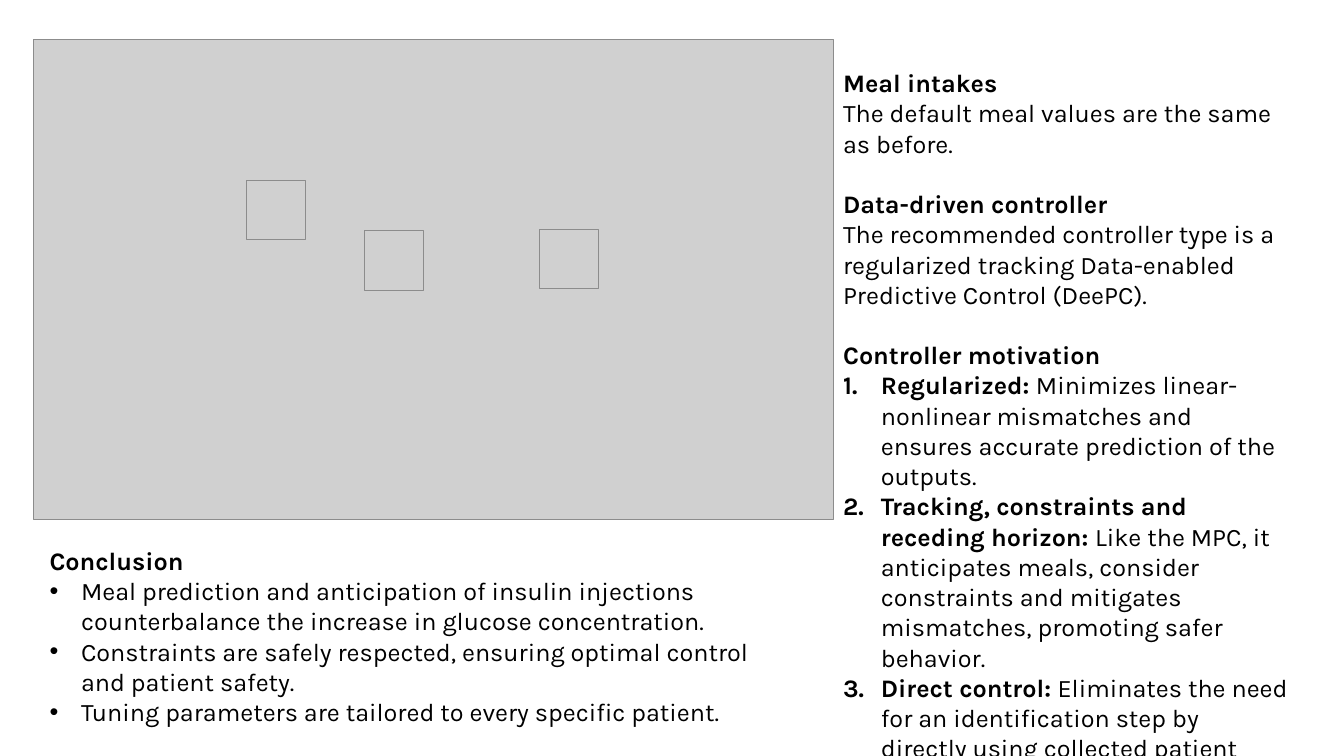
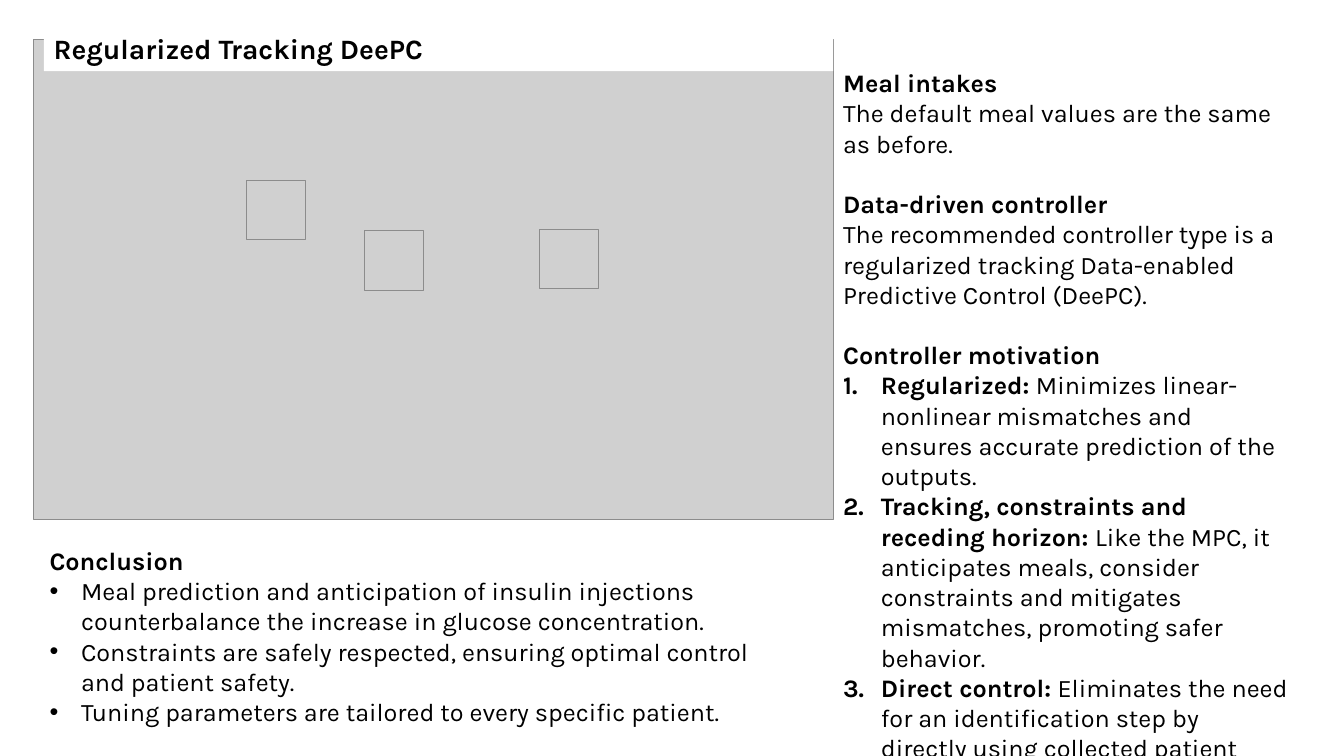
Before and after one commit to Jackmastro/MPC_DeePC_COCO, a slide deck: slide 5 of COCO2024project_GiacomoMastroddi.pptx. Drawn at 1344x756 pixels with LibreOffice and Linux fonts; fonts in the diff are those of the drawing; grey boxes stand for pictures. Boxes give left, top, right and bottom in pixels: in the first picture for what was removed or moved away, otherwise in the second. Text is boxed around its words. In the diff, an @@ line names an element or a change of style, - is before the commit and + after.

```diff
--- a/COCO2024project_GiacomoMastroddi.pptx
+++ b/COCO2024project_GiacomoMastroddi.pptx
@@ rectangle added at <box>43,27,833,72</box>, fill #FFFFFF, 20 pt, text #000000, bold @@
+Regularized Tracking DeePC
```
Also in this commit, not shown: 5 other slides changed, 2 other files.
